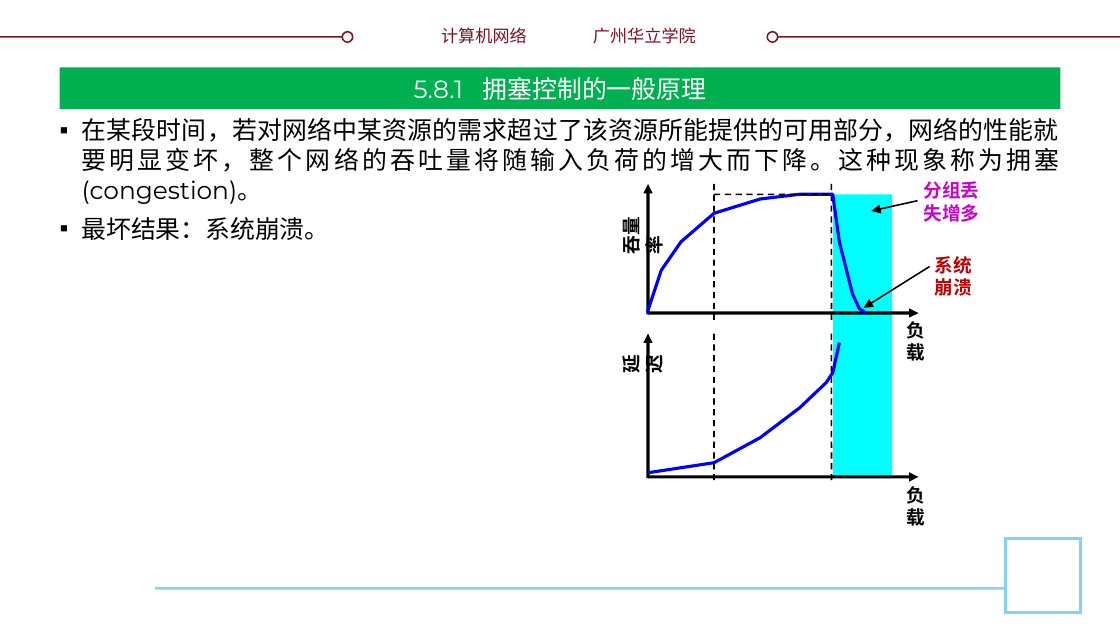
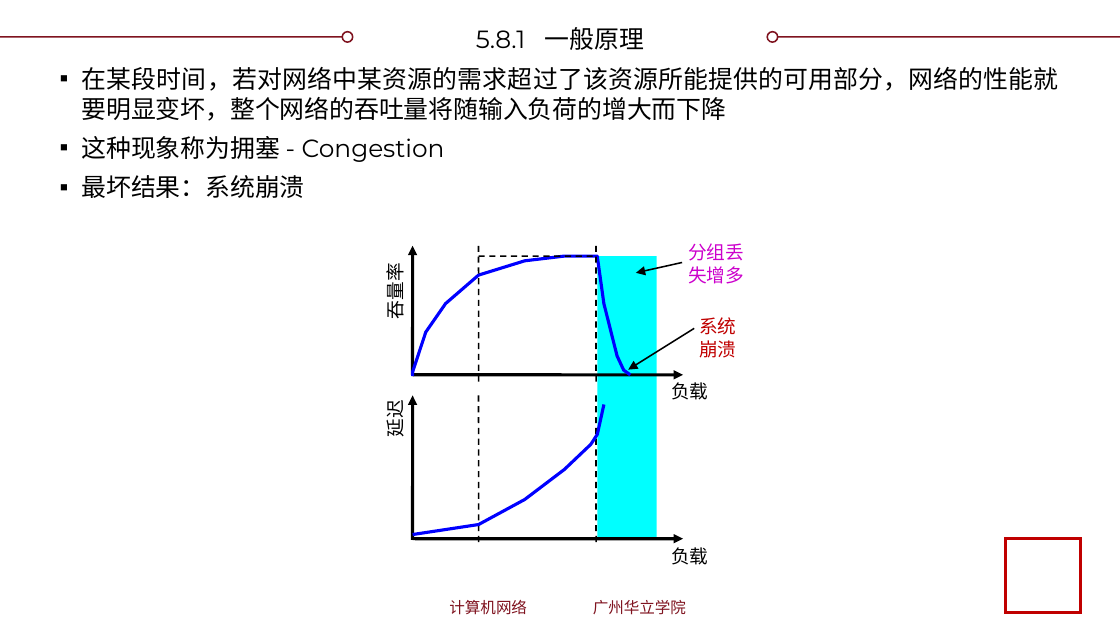
Before and after one commit to glplaman/glplaman.github.io, a slide deck: slide 137 of network/ppt/chap5.pptx. Drawn at 1120x630 pixels with LibreOffice and Linux fonts; fonts in the diff are those of the drawing; background and template pictures are left out. Boxes give left, top, right and bottom in pixels: in the first picture for what was removed or moved away, otherwise in the second. Text is boxed around its words. In the diff, an @@ line names an element or a change of style, - is before the commit and + after.

```diff
--- a/network/ppt/chap5.pptx
+++ b/network/ppt/chap5.pptx
@@ title "5.8.1 一般原理": place and size @@
-title "5.8.1 一般原理" at box(59, 67, 1061, 109)
+title "5.8.1 一般原理" at box(476, 27, 644, 50)
@@ title "5.8.1 一般原理" at box(476, 27, 644, 50): fill #00B050 to none @@
@@ title at box(476, 27, 644, 50): text changed; text colour #FFFFFF to #000000 @@
-5.8.1 拥塞控制的一般原理
+5.8.1 一般原理
@@ text at box(82, 67, 1059, 198): text changed @@
-▪ 在某段时间，若对网络中某资源的需求超过了该资源所能提供的可用部分，网络的性能就要明显变坏，整个网络的吞吐量将随输入负荷的增大而下降。这种现象称为拥塞 (congestion)。
-▪ 最坏结果：系统崩溃。
+▪ 在某段时间，若对网络中某资源的需求超过了该资源所能提供的可用部分，网络的性能就要明显变坏，整个网络的吞吐量将随输入负荷的增大而下降
+▪ 这种现象称为拥塞 - Congestion
+▪ 最坏结果：系统崩溃
@@ font Noto Sans CJK SC to Montserrat, bold off in 6 elements at box(671, 547, 708, 565), box(671, 379, 708, 400), box(381, 268, 408, 318), box(381, 403, 408, 436), box(699, 317, 736, 358), box(688, 243, 744, 284) @@
@@ text "吞量率": place and size @@
-text "吞量率" at box(617, 220, 667, 255)
+text "吞量率" at box(381, 268, 408, 318)
@@ 5 lines, 5 arrows, 3 texts, 2 freeform shapes, 1 rectangle: place and size @@
-5 lines, 5 arrows, 3 texts, 2 freeform shapes, 1 rectangle at box(648, 181, 980, 526)
+5 lines, 5 arrows, 3 texts, 2 freeform shapes, 1 rectangle at box(412, 243, 744, 565)
@@ text "延迟": place and size @@
-text "延迟" at box(617, 356, 666, 374)
+text "延迟" at box(381, 403, 408, 436)
@@ arrow moved from (648, 312) - (918, 312) to (412, 375) - (683, 375) @@
@@ text "负载": place and size @@
-text "负载" at box(907, 317, 926, 361)
+text "负载" at box(671, 379, 708, 400)
@@ rectangle at box(1006, 539, 1081, 614): outline #85D1F7 2 pt to #C00000 2 pt @@
@@ line removed from (156, 588) to (1006, 588) @@
@@ text "计算机网络" at box(449, 600, 527, 615): size 11 to 10 pt @@
@@ text "计算机网络": place and size @@
-text "计算机网络" at box(441, 27, 527, 44)
+text "计算机网络" at box(449, 600, 527, 615)
@@ text "广州华立学院": place and size @@
-text "广州华立学院" at box(593, 27, 696, 44)
+text "广州华立学院" at box(593, 600, 686, 615)
@@ text "广州华立学院" at box(593, 600, 686, 615): size 11 to 10 pt @@
```
Also in this commit, not shown: 210 other slides changed, 5 other files.
